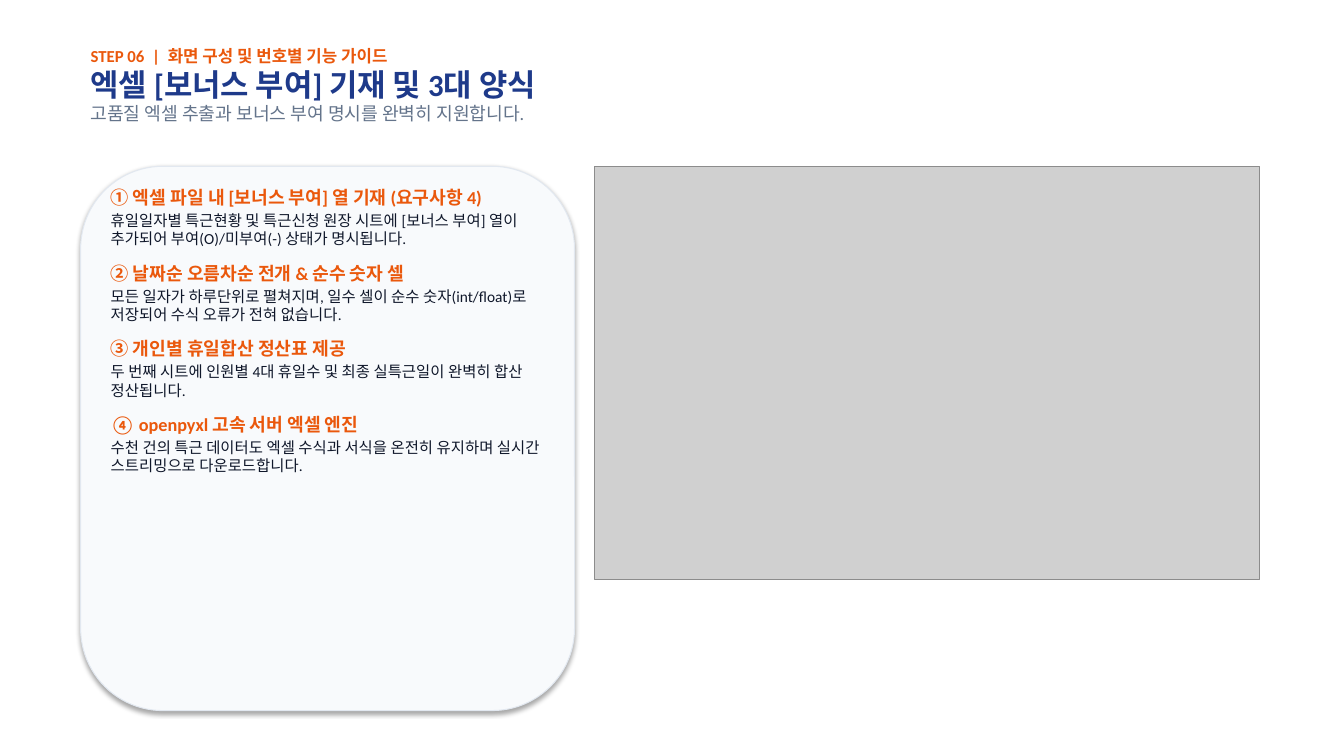
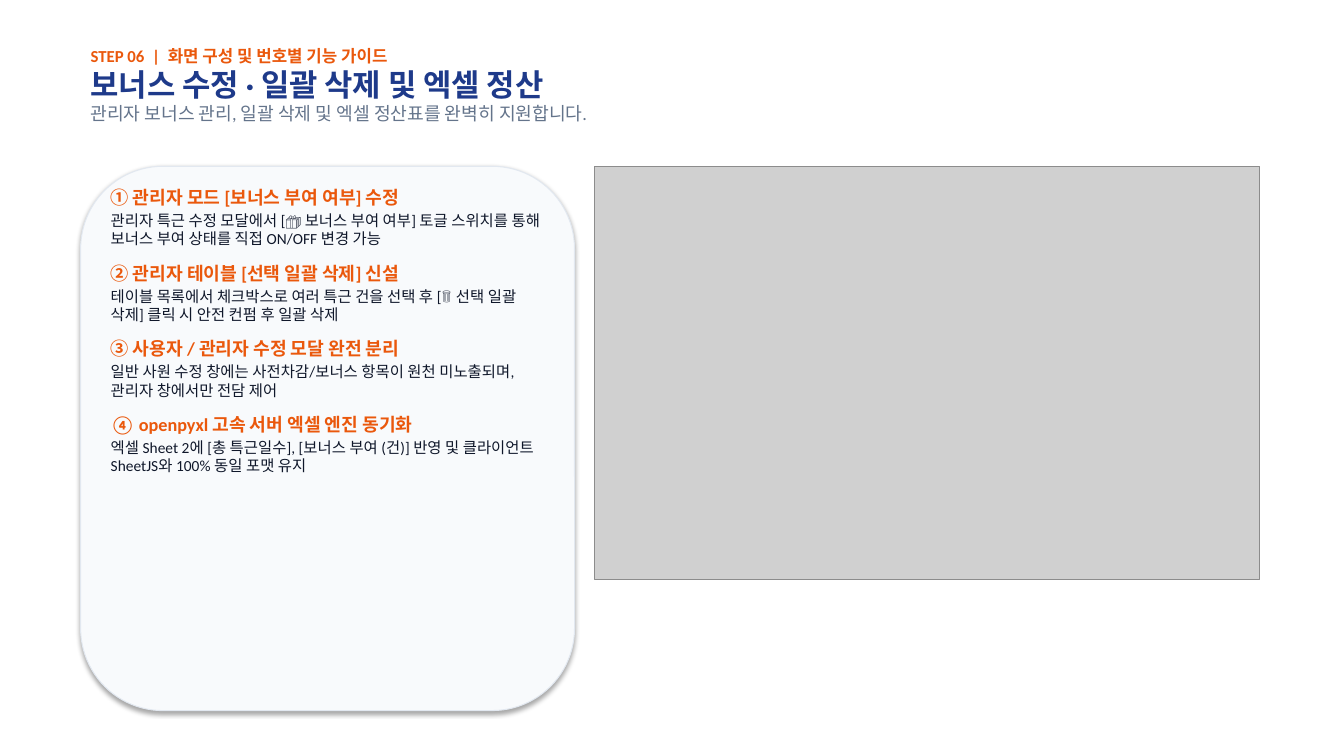
Before and after one commit to rorma34-lab/team-overtime-manager, a slide deck: slide 7 of Overtime_Admin_Manual.pptx. Drawn at 1344x756 pixels with LibreOffice and Linux fonts; fonts in the diff are those of the drawing; grey boxes stand for pictures. Boxes give left, top, right and bottom in pixels: in the first picture for what was removed or moved away, otherwise in the second. Text is boxed around its words. In the diff, an @@ line names an element or a change of style, - is before the commit and + after.

```diff
--- a/Overtime_Admin_Manual.pptx
+++ b/Overtime_Admin_Manual.pptx
@@ text at (91, 64, 587, 122): text changed @@
-엑셀 [보너스 부여] 기재 및 3대 양식
-고품질 엑셀 추출과 보너스 부여 명시를 완벽히 지원합니다.
+보너스 수정 · 일괄 삭제 및 엑셀 정산
+관리자 보너스 관리, 일괄 삭제 및 엑셀 정산표를 완벽히 지원합니다.
@@ text at (111, 188, 540, 473): text changed @@
-① 엑셀 파일 내 [보너스 부여] 열 기재 (요구사항 4)
-휴일일자별 특근현황 및 특근신청 원장 시트에 [보너스 부여] 열이 추가되어 부여(O)/미부여(-) 상태가 명시됩니다.
-② 날짜순 오름차순 전개 & 순수 숫자 셀
-모든 일자가 하루단위로 펼쳐지며, 일수 셀이 순수 숫자(int/float)로 저장되어 수식 오류가 전혀 없습니다.
-③ 개인별 휴일합산 정산표 제공
-두 번째 시트에 인원별 4대 휴일수 및 최종 실특근일이 완벽히 합산 정산됩니다.
-④ openpyxl 고속 서버 엑셀 엔진
-수천 건의 특근 데이터도 엑셀 수식과 서식을 온전히 유지하며 실시간 스트리밍으로 다운로드합니다.
+① 관리자 모드 [보너스 부여 여부] 수정
+관리자 특근 수정 모달에서 [🎁 보너스 부여 여부] 토글 스위치를 통해 보너스 부여 상태를 직접 ON/OFF 변경 가능
+② 관리자 테이블 [선택 일괄 삭제] 신설
+테이블 목록에서 체크박스로 여러 특근 건을 선택 후 [🗑️ 선택 일괄 삭제] 클릭 시 안전 컨펌 후 일괄 삭제
+③ 사용자 / 관리자 수정 모달 완전 분리
+일반 사원 수정 창에는 사전차감/보너스 항목이 원천 미노출되며, 관리자 창에서만 전담 제어
+④ openpyxl 고속 서버 엑셀 엔진 동기화
+엑셀 Sheet 2에 [총 특근일수], [보너스 부여 (건)] 반영 및 클라이언트 SheetJS와 100% 동일 포맷 유지
```
Also in this commit, not shown: 3 other slides changed, 7 other files.
